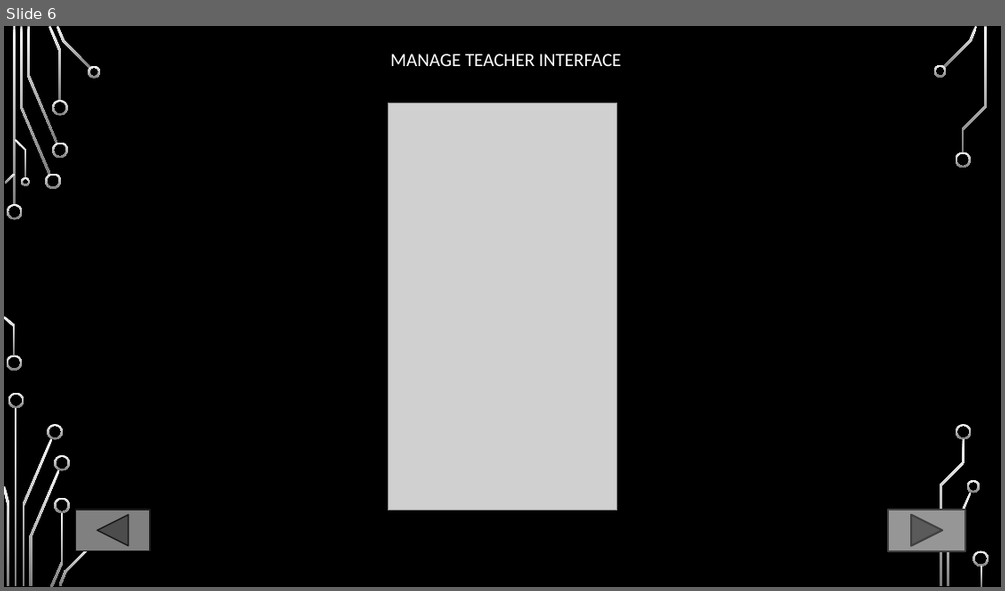
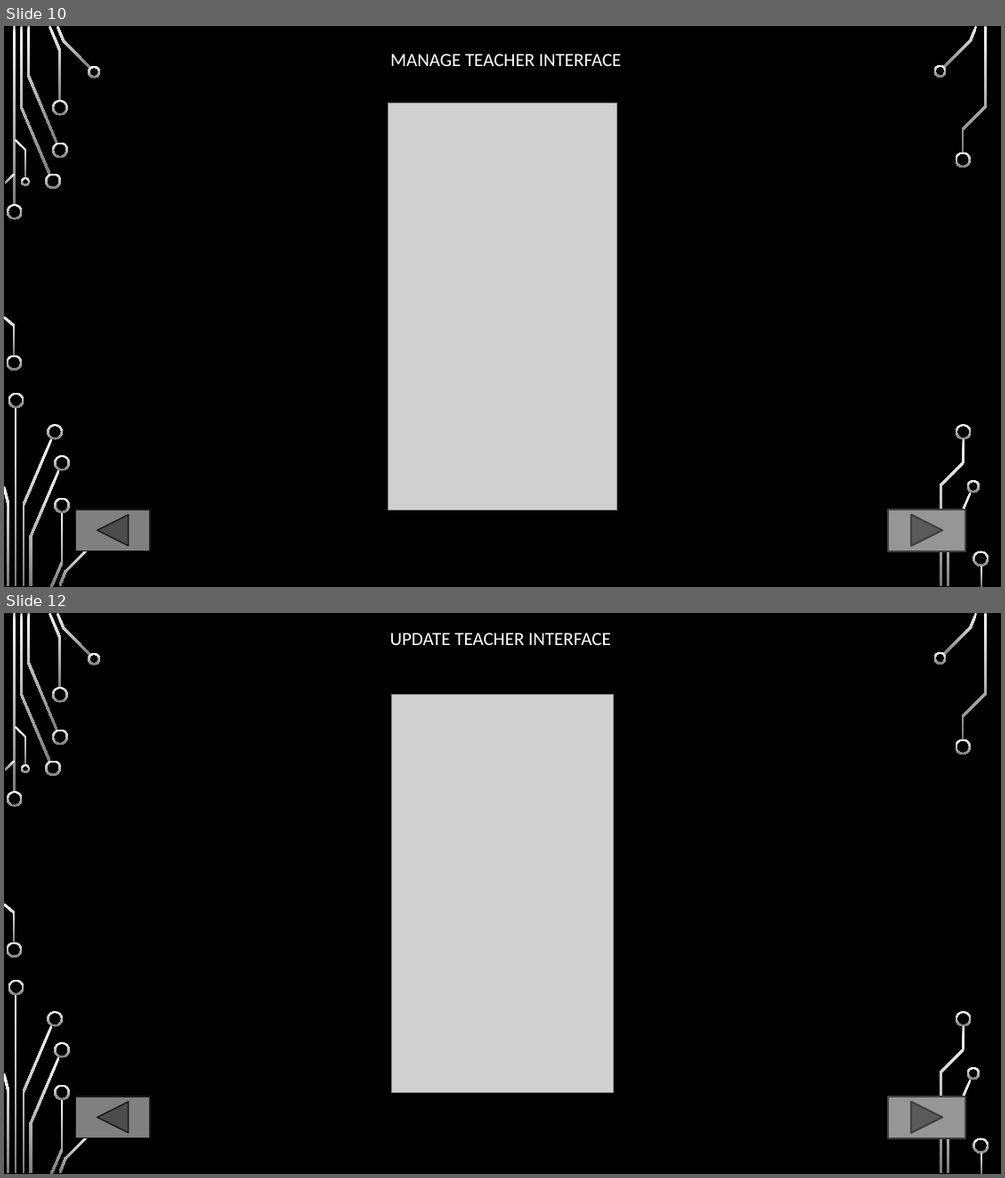
Before and after one commit to FarissAdnann/FYPGROUP2, a slide deck: Interface/INTERFACE.pptx. Shown one above the other, each under a label of ours: slide 6 before the commit, slides 10 and 12 after it; the slides between them are not shown. The pictures are 1005x591 and 1005x1178 pixels, drawn with LibreOffice and Linux fonts; fonts in the diff are those of the drawing; grey boxes stand for pictures; background and template pictures are left out. Boxes give left, top, right and bottom in pixels: in the first picture for what was removed or moved away, otherwise in the second. Text is boxed around its words. In the diff, an @@ line names an element or a change of style, - is before the commit and + after.

```diff
--- a/Interface/INTERFACE.pptx
+++ b/Interface/INTERFACE.pptx
@@ slide 12 added at box(4, 613, 1001, 1174), background picture (left out); not listed: 36 template elements that a slide beside it also shows @@
@@ text added at box(390, 633, 611, 645), 18 pt, text #FFFFFF @@
+UPDATE TEACHER INTERFACE
@@ picture added at box(391, 695, 614, 1092) @@
@@ action button back previous added at box(76, 1096, 150, 1138), fill #808080, outline #191919 1.25 pt @@
@@ action button forward next added at box(889, 1096, 966, 1138), fill #969696, outline #404040 1.75 pt @@
@@ what was slide 6 is now slide 10 @@
```
Also in this commit, not shown: 4 slides changed, 2 other slides added, 6 other files.
